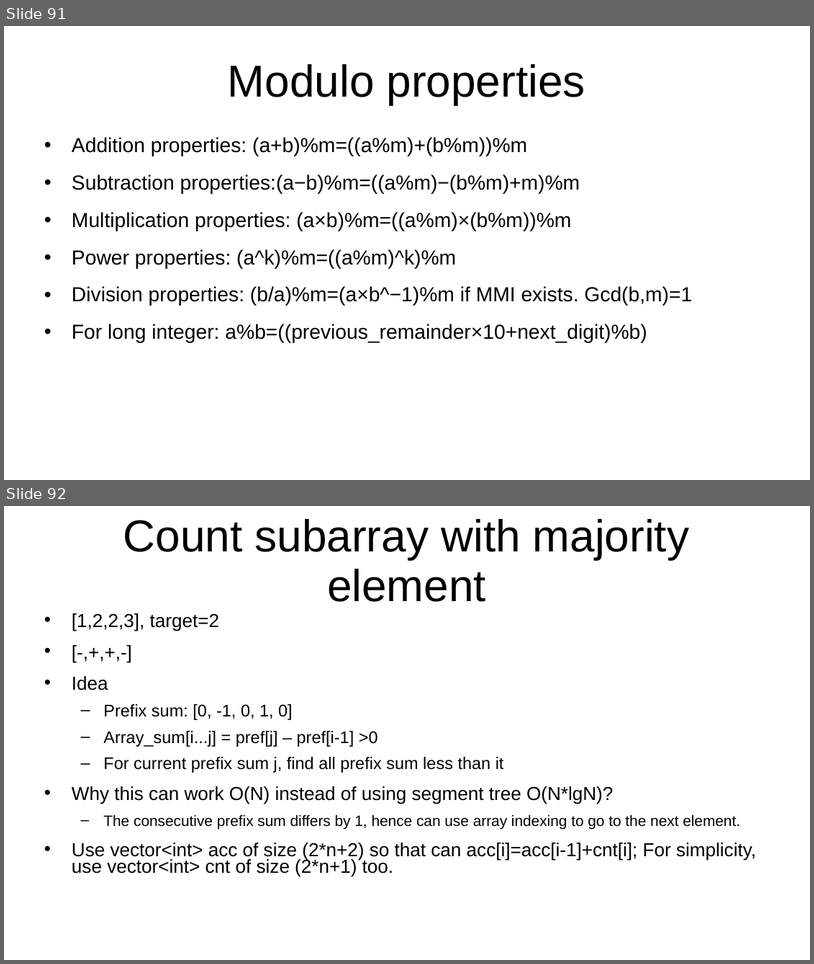
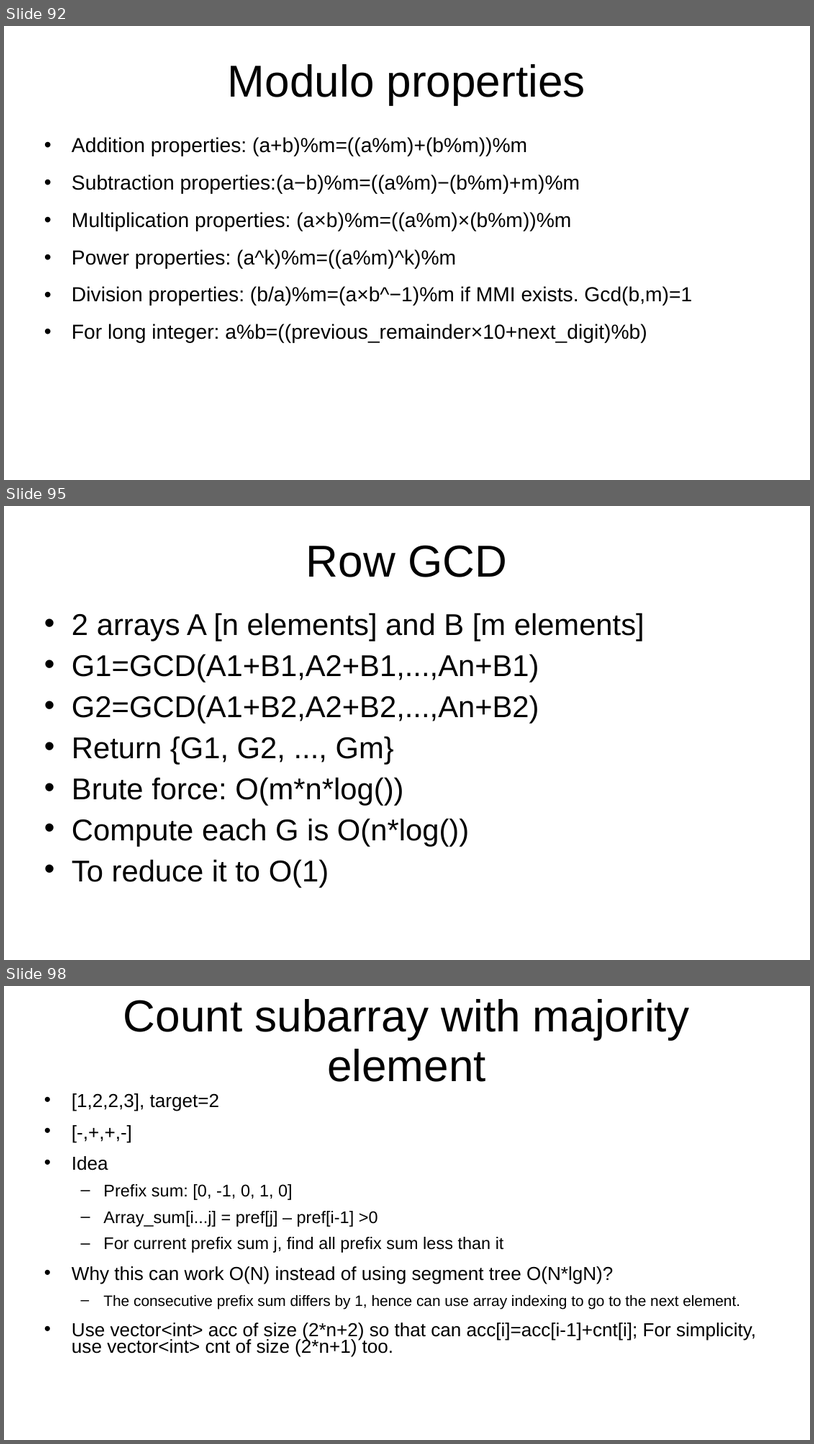
Before and after one commit to kindaichinisan/CompetitiveProgramming, a slide deck: MyCode/competitive_programming.ppt. Shown one above the other, each under a label of ours: slides 91 and 92 before the commit, slides 92, 95 and 98 after it; the slides between them are not shown. The pictures are 814x964 and 814x1444 pixels, drawn with LibreOffice and Linux fonts; fonts in the diff are those of the drawing. Boxes give left, top, right and bottom in pixels: in the first picture for what was removed or moved away, otherwise in the second. Text is boxed around its words. In the diff, an @@ line names an element or a change of style, - is before the commit and + after.

```diff
--- a/MyCode/competitive_programming.ppt
+++ b/MyCode/competitive_programming.ppt
@@ slide 95 added at (4,506,810,960), background #FFFFFF @@
@@ title added at (306,545,507,577), 44 pt, text #000000 @@
+Row GCD
@@ text added at (72,613,645,887), 29.6 pt, text #000000 @@
+• 2 arrays A [n elements] and B [m elements]
+• G1=GCD(A1+B1,A2+B1,...,An+B1)
+• G2=GCD(A1+B2,A2+B2,...,An+B2)
+• Return {G1, G2, ..., Gm}
+• Brute force: O(m*n*log())
+• Compute each G is O(n*log())
+• To reduce it to O(1)
@@ what was slide 91 is now slide 92 @@
@@ what was slide 92 is now slide 98 @@
```
Also in this commit, not shown: 6 other slides added, 4 other files.
